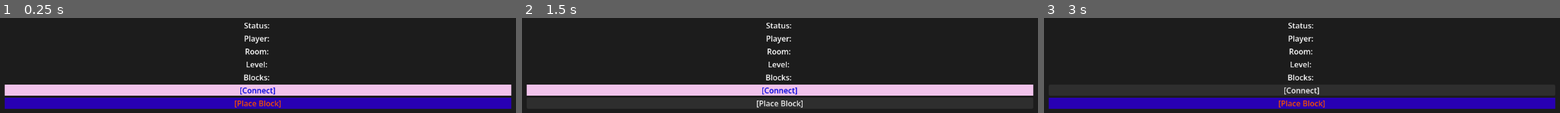
Above: before the commit, frames 1-3 (left to right).
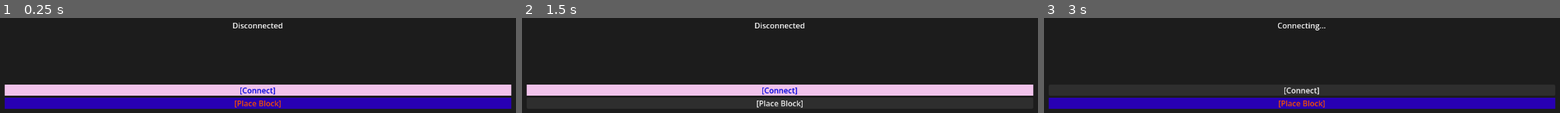
Above: after the commit, the same moments.

Repository: trake25/Corp-Tower
Game: Godot game, scene res://Cor/Scenes/Main.tscn
Two runs of this game, one before a commit and one after it. Both use one fixed random seed, a clock stepped at 60 frames per second and the inputs below.
Inputs:
- Up to frame 1 (0.25 s): no input
- Up to frame 2 (1.5 s): click "[Place Block]" at 0.5 s; click "[Place Block]" at 1.25 s
- Up to frame 3 (3 s): click "[Place Block]" at 2 s; click "[Connect]" at 2.75 s

The runs differ from the first frame. In frame 1, 1.0% of the frame differs, in the area x 45-55%, y 5-66%; in frame 2, 1.0%; in frame 3, 1.0%.

Commit message:
Server Lobby and client labels bugs fixes

Diff:
--- a/src/Client/App/corp-tower/Cor/Scenes/Main.tscn
+++ b/src/Client/App/corp-tower/Cor/Scenes/Main.tscn
@@ -49,35 +49,30 @@
 [node name="StatusLabel" type="Label" parent="Control/Panel/MarginContainer/VBoxContainer" unique_id=546576960]
 unique_name_in_owner = true
 layout_mode = 2
-text = "Status: "
 horizontal_alignment = 1
 vertical_alignment = 1
 
 [node name="PlayerLabel" type="Label" parent="Control/Panel/MarginContainer/VBoxContainer" unique_id=1124339455]
 unique_name_in_owner = true
 layout_mode = 2
-text = "Player: "
 horizontal_alignment = 1
 vertical_alignment = 1
 
 [node name="RoomLabel" type="Label" parent="Control/Panel/MarginContainer/VBoxContainer" unique_id=1767853773]
 unique_name_in_owner = true
 layout_mode = 2
-text = "Room: "
 horizontal_alignment = 1
 vertical_alignment = 1
 
 [node name="LevelLabel" type="Label" parent="Control/Panel/MarginContainer/VBoxContainer" unique_id=831203825]
 unique_name_in_owner = true
 layout_mode = 2
-text = "Level: "
 horizontal_alignment = 1
 vertical_alignment = 1
 
 [node name="BlockLabel" type="Label" parent="Control/Panel/MarginContainer/VBoxContainer" unique_id=1880050889]
 unique_name_in_owner = true
 layout_mode = 2
-text = "Blocks: "
 horizontal_alignment = 1
 vertical_alignment = 1
 
--- a/src/Client/App/corp-tower/Cor/Scripts/Main.gd
+++ b/src/Client/App/corp-tower/Cor/Scripts/Main.gd
@@ -14,6 +14,7 @@
 		on_connect_pressed
 	)
 
+	status_label.text = "Disconnected"
 	NetworkManager.status_changed.connect(update_status)
 
 	NetworkManager.room_joined.connect(update_room)
@@ -25,11 +26,17 @@
 
 	status_label.text = text
 
-
 func update_room(data):
 
 	player_label.text = "Player: "+data.playerId
 
-	room_label.text = "Room: "+str(data.roomId)
+	room_label.text = "Room: " + str(int(data.roomId))
 
-	block_label.text = "Blocks: "+str(data.blocks)
+	level_label.text = "Level: " + str(int(data.level))
+
+	var clean_blocks=[]
+
+	for block in data.blocks:
+		clean_blocks.append(int(block))
+
+	block_label.text = "Blocks: "+str(clean_blocks)
--- a/src/Client/App/corp-tower/Sys/NetMan/NetworkManager.gd
+++ b/src/Client/App/corp-tower/Sys/NetMan/NetworkManager.gd
@@ -10,6 +10,8 @@
 
 func connect_server():
 	var url = "ws://13.229.227.24:3000"
+
+	status_changed.emit("Connecting...")
 
 	if is_conn_estab or is_connecting:
 		print("Already connecting/connected. Ignoring.")
@@ -27,6 +29,8 @@
 
 
 func disconnect_server():
+
+	status_changed.emit("Disconnecting...")
 	if ws.get_ready_state() == WebSocketPeer.STATE_OPEN:
 		print("Disconnecting from server...")
 		ws.close()
Not shown, changed: src/Server/Lobby_Manager.js
